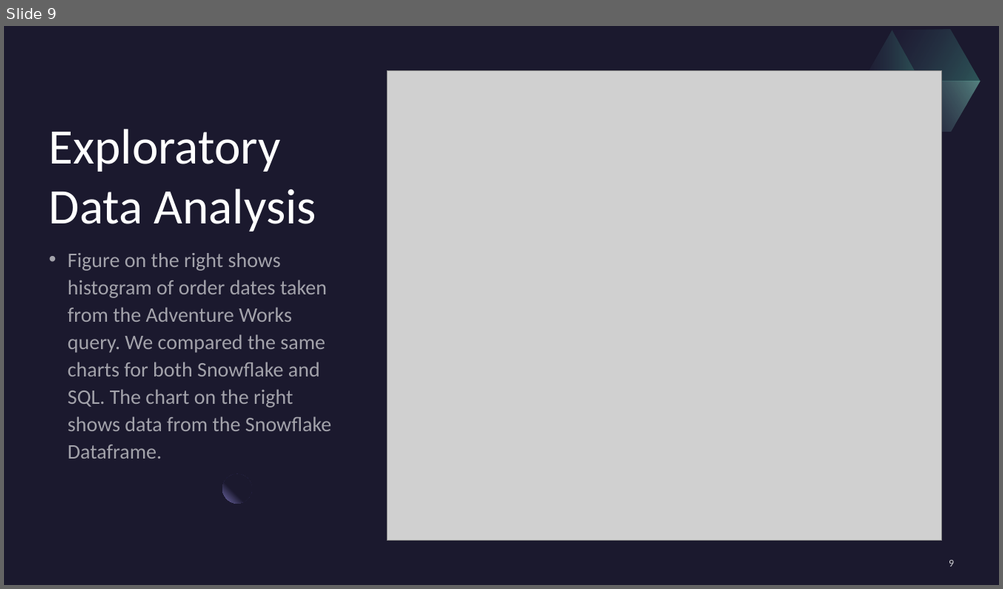
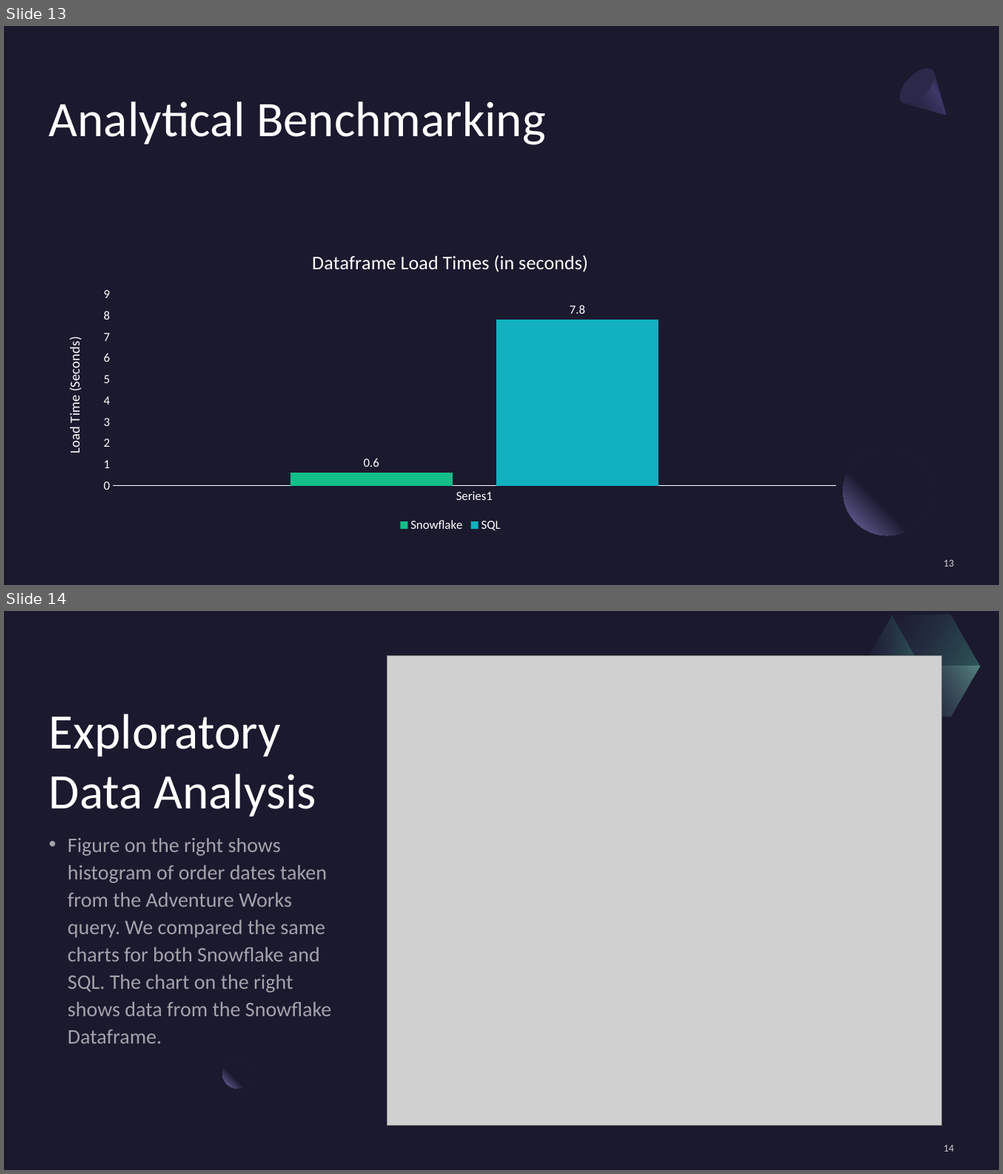
Before and after one commit to rehank1990/Capstone-3, a slide deck: Capstone 3 Datawarehouse Comparisons.pptx. Shown one above the other, each under a label of ours: slide 9 before the commit, slides 13 and 14 after it. The pictures are 1003x589 and 1003x1174 pixels, drawn with LibreOffice and Linux fonts; fonts in the diff are those of the drawing; grey boxes stand for pictures. Boxes give left, top, right and bottom in pixels: in the first picture for what was removed or moved away, otherwise in the second. Text is boxed around its words. In the diff, an @@ line names an element or a change of style, - is before the commit and + after.

```diff
--- a/Capstone 3 Datawarehouse Comparisons.pptx
+++ b/Capstone 3 Datawarehouse Comparisons.pptx
@@ slide 13 added at (4,26,999,585), background #1B192E @@
@@ rectangle added at (4,26,999,585), fill #1B192E @@
@@ freeform shape added at (893,63,961,130), fill gradient #2C284A to #3C3867 to #1B192E @@
@@ ellipse added at (893,62,941,110), fill #2C284A @@
@@ title added at (49,101,546,145), 48 pt, text #FFFFFF @@
+Analytical Benchmarking
@@ column chart added at (48,235,851,537) @@
+title "Dataframe Load Times (in seconds) "
+categories: 
+Snowflake: 0.6
+SQL: 7.8
@@ ellipse added at (843,449,931,537), fill gradient #1B192E to #7771B2 @@
@@ page number added at (943,560,953,567), 10 pt, text #FFFFFF at 80% opacity @@
+13
@@ what was slide 9 is now slide 14 @@
@@ page number at (943,1145,953,1152): text changed @@
-9
+14
```
Also in this commit, not shown: 7 slides changed, 6 other slides added, 5 slides removed.
